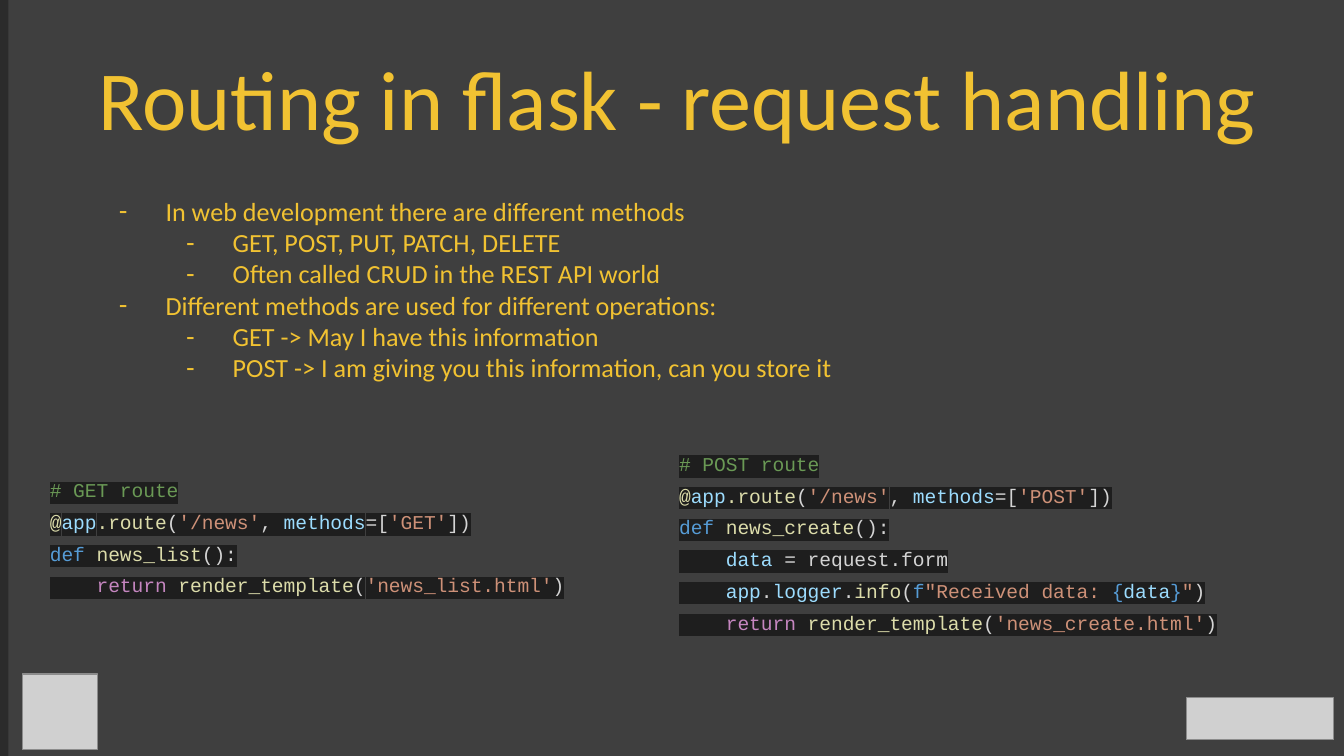
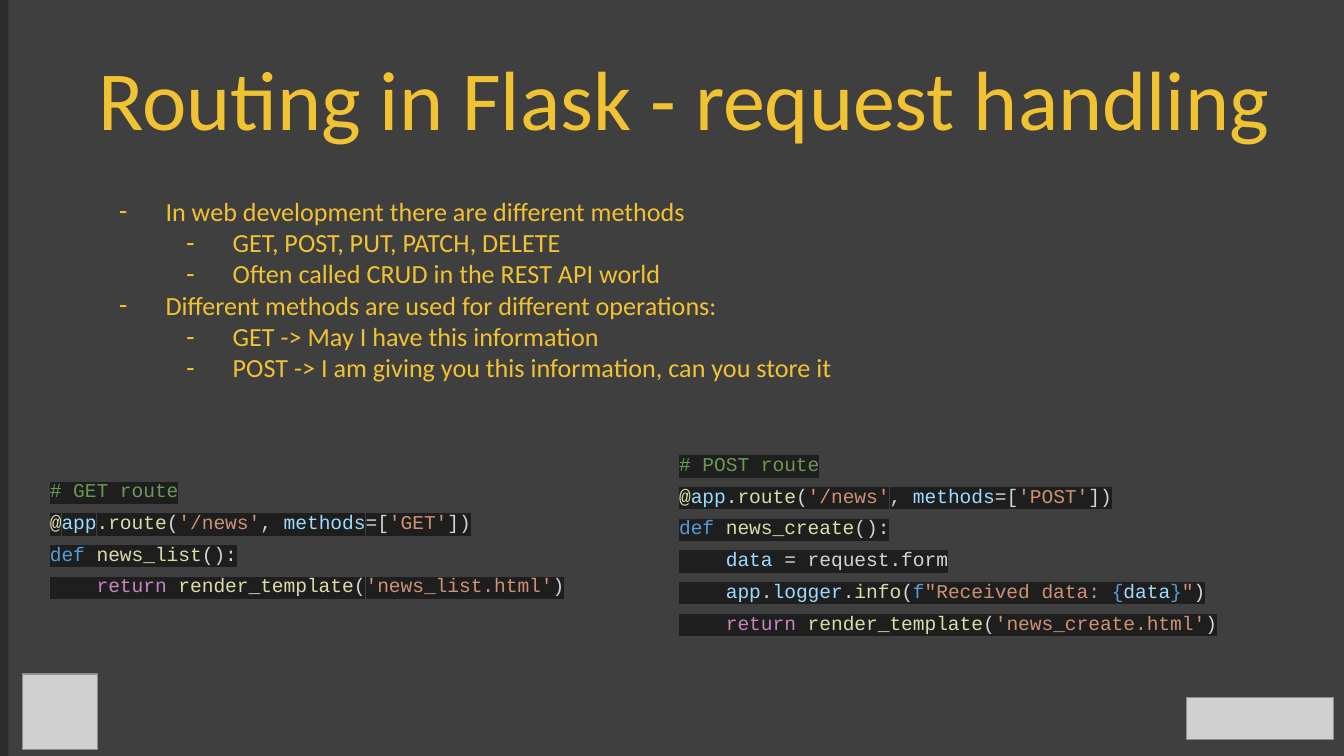
Before and after one commit to AmundJorgensen00/Practice-Flask-2.0, a slide deck: slide 11 of Introduction_to_Flask_EN.pptx. Drawn at 1344x756 pixels with LibreOffice and Linux fonts; fonts in the diff are those of the drawing; grey boxes stand for pictures; background and template pictures are left out; a plain dark background stands for a picture behind light text. Boxes give left, top, right and bottom in pixels: in the first picture for what was removed or moved away, otherwise in the second. Text is boxed around its words. In the diff, an @@ line names an element or a change of style, - is before the commit and + after.

```diff
--- a/Introduction_to_Flask_EN.pptx
+++ b/Introduction_to_Flask_EN.pptx
@@ text at (98, 71, 1269, 145): text changed @@
-Routing in flask - request handling
+Routing in Flask - request handling
```
Also in this commit, not shown: 9 other slides changed.
